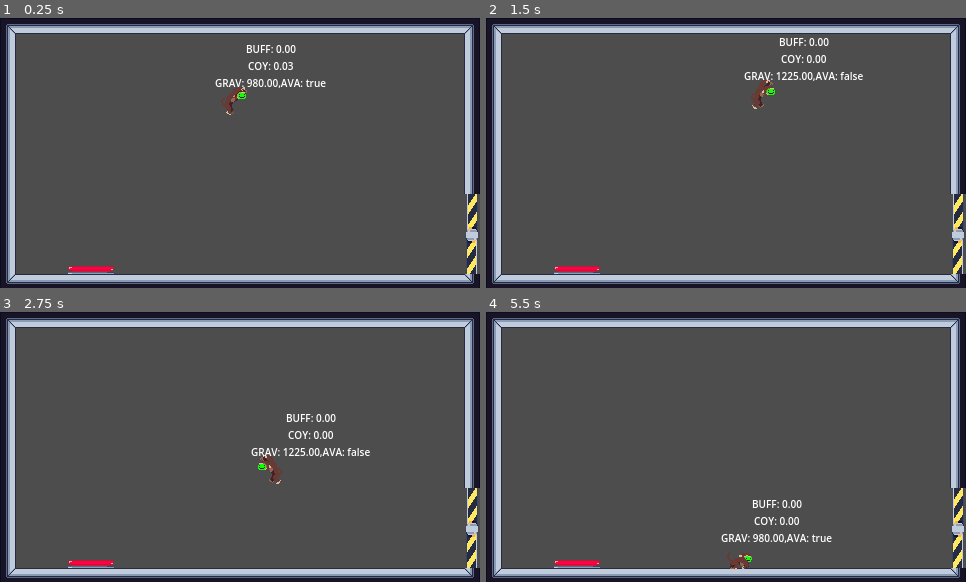
Above: before the commit, frames 1-4 (two rows, left to right).
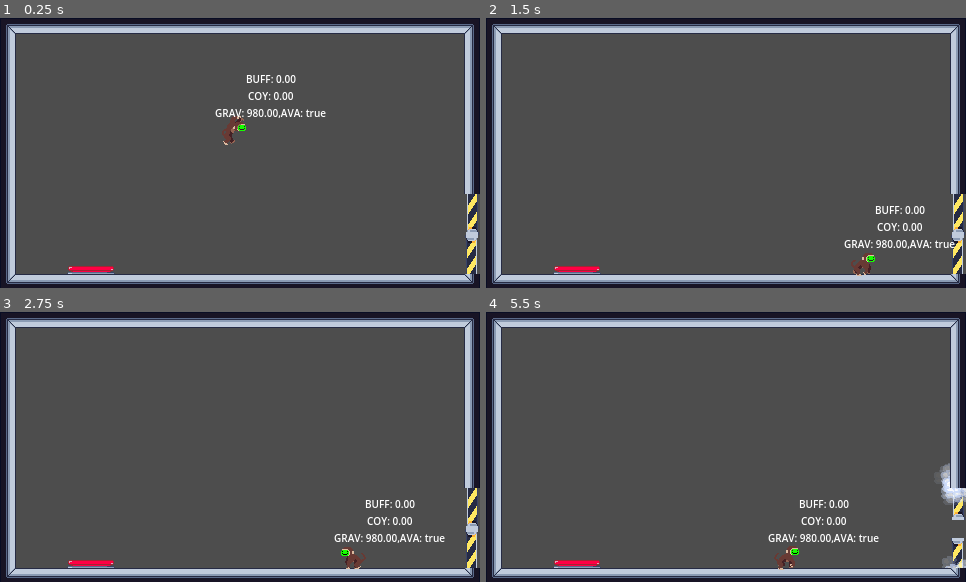
Above: after the commit, the same moments.

Repository: avaxar/phase-reveal
Game: Godot game, scene res://level/level.tscn
Two runs of this game, one before a commit and one after it. Both use one fixed random seed, a clock stepped at 60 frames per second and the inputs below. This scene is started directly instead of the project's main scene.
Inputs (mouse positions are in pixels of both pictures, inside the frame that each line leads up to):
- Up to frame 1 (0.25 s): no input
- Up to frame 2 (1.5 s): tap Enter (ui_accept) at 0.5 s; move the mouse to (702, 207) at 0.52 s; hold D (right) from 0.53 s (still down); tap W (jump) at 0.77 s; move the mouse to (870, 193) at 1.27 s
- Up to frame 3 (2.75 s): tap W (jump) at 1.52 s; move the mouse to (96, 406) at 2.02 s; release D (right) at 2.03 s; hold A (left) from 2.03 s (still down)
- Up to frame 4 (5.5 s): move the mouse to (750, 447) at 2.77 s; tap W (jump) at 3.02, 3.77, 4.52 s; move the mouse to (654, 379) at 3.52 s; move the mouse to (831, 433) at 4.27 s; release A (left) at 4.28 s; hold D (right) from 4.28 s (still down); move the mouse to (630, 460) at 5.02 s

The runs differ from the first frame. In frame 1, 1.8% of the frame differs, in the area x 44-68%, y 10-48%; in frame 2, 1.8%; in frame 3, 1.8%; in frame 4, 2.6%, in the area x 48-100%, y 55-96%.

Commit message:
"sayounara" to itta kimi no kimochi wakaranai kedo

Diff:
--- a/entities/player/player.gd
+++ b/entities/player/player.gd
@@ -13,12 +13,17 @@
 @export var coyote_time: float = 0.1
 
 @export_category("Variable Jump Height")
-@export var gravity_modifier: float = 1.25
+@export var gravity_modifier: float = 1.2
+
+@export_category("Death")
+@export var knockback_velocity: Vector2 = Vector2(0, 300)
 
 @onready var buffer_timer: Timer = $BufferTimer
 @onready var coyote_timer: Timer = $CoyoteTimer
 @onready var sprite: AnimatedSprite2D = $AnimatedSprite2D
 @onready var debug_label: Label = $DebugLabel
+@onready var collision_shape_2d: CollisionShape2D = $CollisionShape2D
+@onready var hitbox: CollisionShape2D = $Hitbox/CollisionShape2D
 
 # Buffer Jump & Coyote Time
 var jump_available: bool = true
@@ -29,8 +34,9 @@
 
 var was_on_floor: bool = false
 
+var is_dead: bool = false
+
 func _ready() -> void:
-	Engine.time_scale = 0.3
 	buffer_timer.wait_time = jump_buffer_time
 	coyote_timer.wait_time = coyote_time
 	current_gravity = default_gravity
@@ -75,10 +81,16 @@
 			buffer_timer.start()
 
 func handle_movement() -> void:
+	if is_dead:
+		return
+
 	var direction := Input.get_axis("left", "right")
 	velocity.x = direction * speed
 
 func handle_anim() -> void:
+	if is_dead:
+		return
+
 	if !was_on_floor and is_on_floor():
 		sprite.play("land")
 
@@ -125,4 +137,9 @@
 	die()
 
 func die() -> void:
-	print("die")
+	hitbox.set_deferred("disabled", true)
+	await get_tree().create_timer(0.1).timeout
+	velocity = Vector2(knockback_velocity.x, -knockback_velocity.y)
+	is_dead = true
+	sprite.play("dead")
+	collision_shape_2d.set_deferred("disabled", true)
--- a/level/level.gd
+++ b/level/level.gd
@@ -112,7 +112,8 @@
 
 	for chunk_y: int in range(tl_chunk.y, br_chunk.y):
 		var start_y := 0 if chunk_y != tl_chunk.y else posmod(rect.position.y, CHUNK_SIZE)
-		var end_y := CHUNK_SIZE if chunk_y != br_chunk.y - 1 else posmod(rect.end.y, CHUNK_SIZE)
+		var end_y := CHUNK_SIZE if chunk_y != br_chunk.y - 1 \
+			else (CHUNK_SIZE if posmod(rect.end.y, CHUNK_SIZE) == 0 else posmod(rect.end.y, CHUNK_SIZE))
 
 		for chunk_x: int in range(tl_chunk.x, br_chunk.x):
 			var chunk := Vector2i(chunk_x, chunk_y)
@@ -144,7 +145,8 @@
 				passthrough_chunks[chunk] = passthrough_chunk
 
 			var start_x := 0 if chunk_x != tl_chunk.x else posmod(rect.position.x, CHUNK_SIZE)
-			var end_x := CHUNK_SIZE if chunk_x != br_chunk.x - 1 else posmod(rect.end.x, CHUNK_SIZE)
+			var end_x := CHUNK_SIZE if chunk_x != br_chunk.x - 1 \
+				else (CHUNK_SIZE if posmod(rect.end.x, CHUNK_SIZE) == 0 else posmod(rect.end.x, CHUNK_SIZE))
 
 			for y in range(start_y, end_y):
 				for x in range(start_x, end_x):
